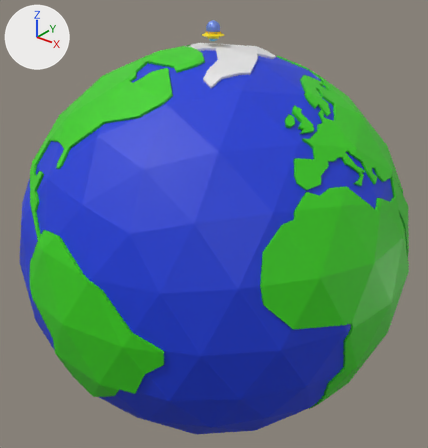
Before and after pictures for a commit that changed the glTF model game/common/models/planet_cam_ufo.gltf.
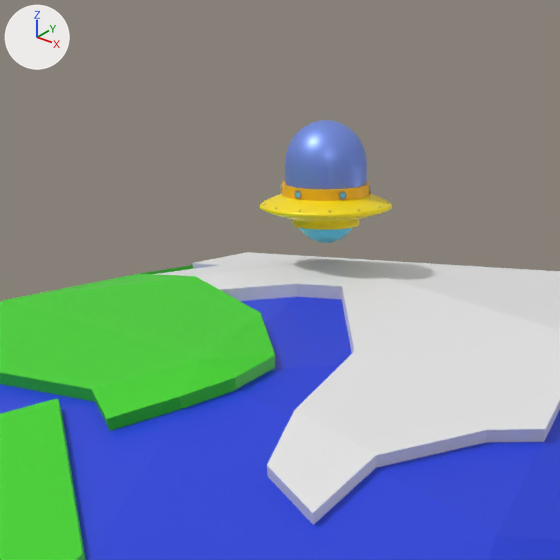
There are two pictures of each version: one whole from a camera (50 mm lens) standing at (69.5, -86.6, 16.8) and looking at (-0.1, 0.3, -37.0), one close up on the part from 37% to 59% of the width and 0% to 21% of the height. Lighting does not change. The marker at upper left points along +X, +Y and +Z. Where no turn or scale is listed for an object, it has been applied to the vertices.

In view in the first close-up: 'Capsule_2', 'Icosphere.001', 'Loft', 'Tube'.
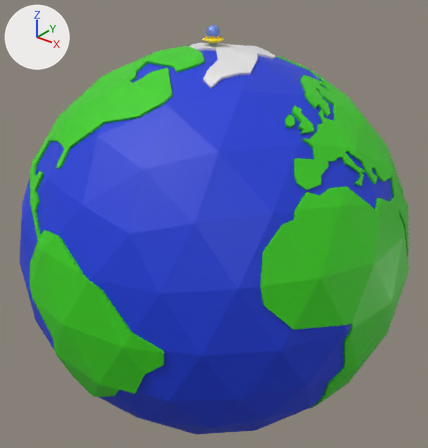
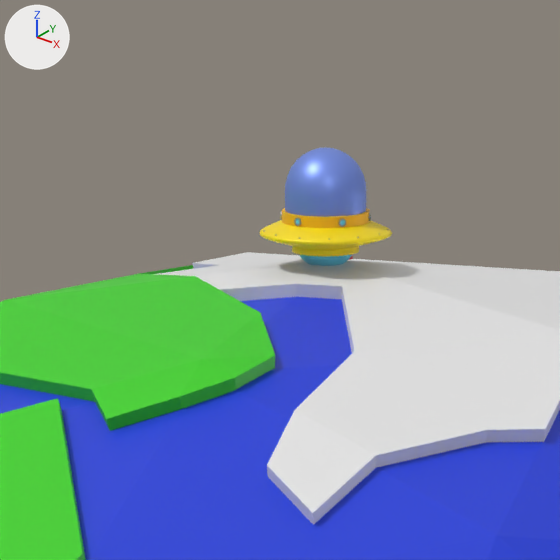
ob_camera is not drawn itself; it is the parent of ob_ufo.
ob_ufo is not drawn itself; it is the parent of ob_array, ob_capsule, ob_capsule_2, ob_cloner, ob_cylinder, ob_cylinder_2, ob_cylinder_3, ob_cylinder_4.

What differs and where, as boxes [x1, y1, x2, y2] in the close-ups (560 x 560 px):
'Capsule_2', moved, turned: before [285, 120, 367, 189]; after [285, 148, 366, 217]
'Loft', moved, turned: before [260, 193, 392, 230]; after [260, 220, 392, 256]
'Tube', moved, turned: before [282, 181, 370, 201]; after [282, 208, 370, 228]
'Sphere', moved, turned: before [300, 228, 352, 243]; after [299, 254, 352, 266]
'Tube_1_2', moved, turned: before [339, 191, 347, 200]; after [339, 218, 346, 227]
'Tube_1_3', moved, turned: before [294, 190, 301, 199]; after [294, 217, 301, 226]
'Cylinder_3', moved, turned: before [341, 193, 345, 198]; after [340, 220, 345, 225]
'Tube_1_4', moved, turned: before [280, 184, 282, 193]; after [280, 211, 282, 219]

The edits, one by one:
In object 'Camera' (ob_camera), parent goes from ob_center to ob_centercamera.
Object 'Camera' (ob_camera) moves from (10.27, -0.0138, 47.22) to (5.275, 7.479, 1.011).
Object 'Camera' (ob_camera) turns from (60, 0, 90) to (84, 0, 145) degrees about x, y and z.
In object 'UFO' (ob_ufo), parent goes from ob_camera to ob_center_ufo.
Object 'UFO' (ob_ufo) moves from (0.0138, -0.286, -12.03) to (0.0, 0.0, -0.579).
Object 'UFO' (ob_ufo) turns from (89, -60, -89) to (90, 0, 0.6) degrees about x, y and z.
Object 'Center_UFO' (ob_center_ufo) is new.
Its parent is ob_center.
Its location is (0.0, 0.0, 40.73).
Object 'CenterCamera' (ob_centercamera) is new.
Its parent is ob_center_ufo.
Its location is (0.0, 0.0, 0.0128).
